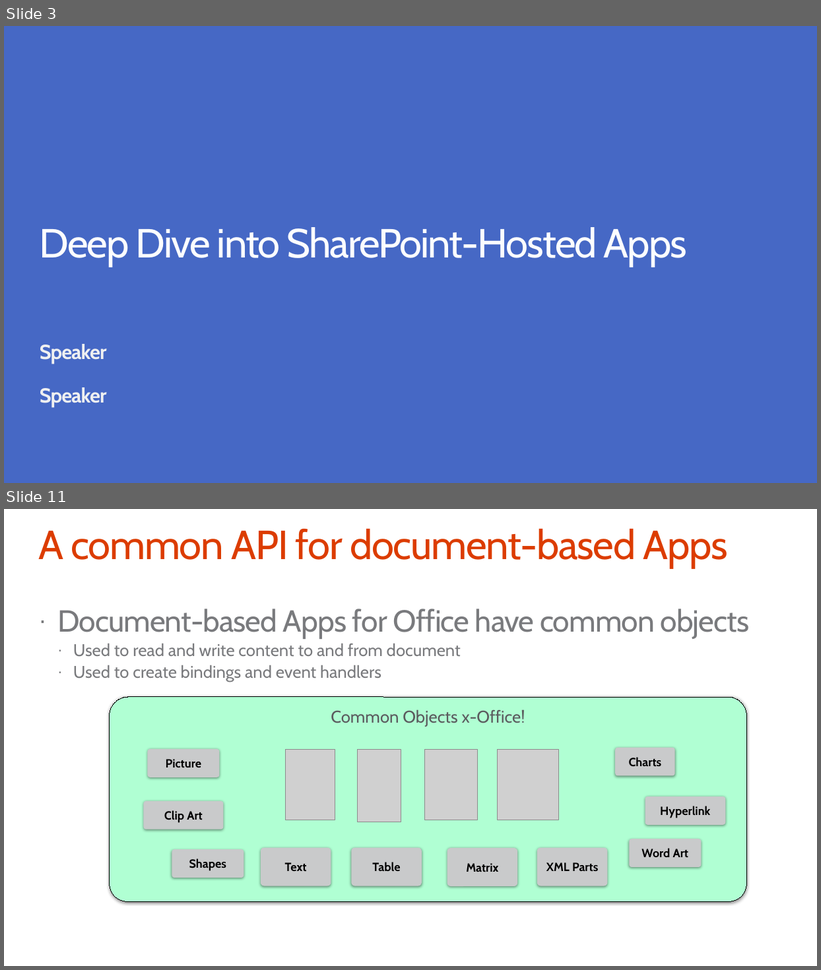
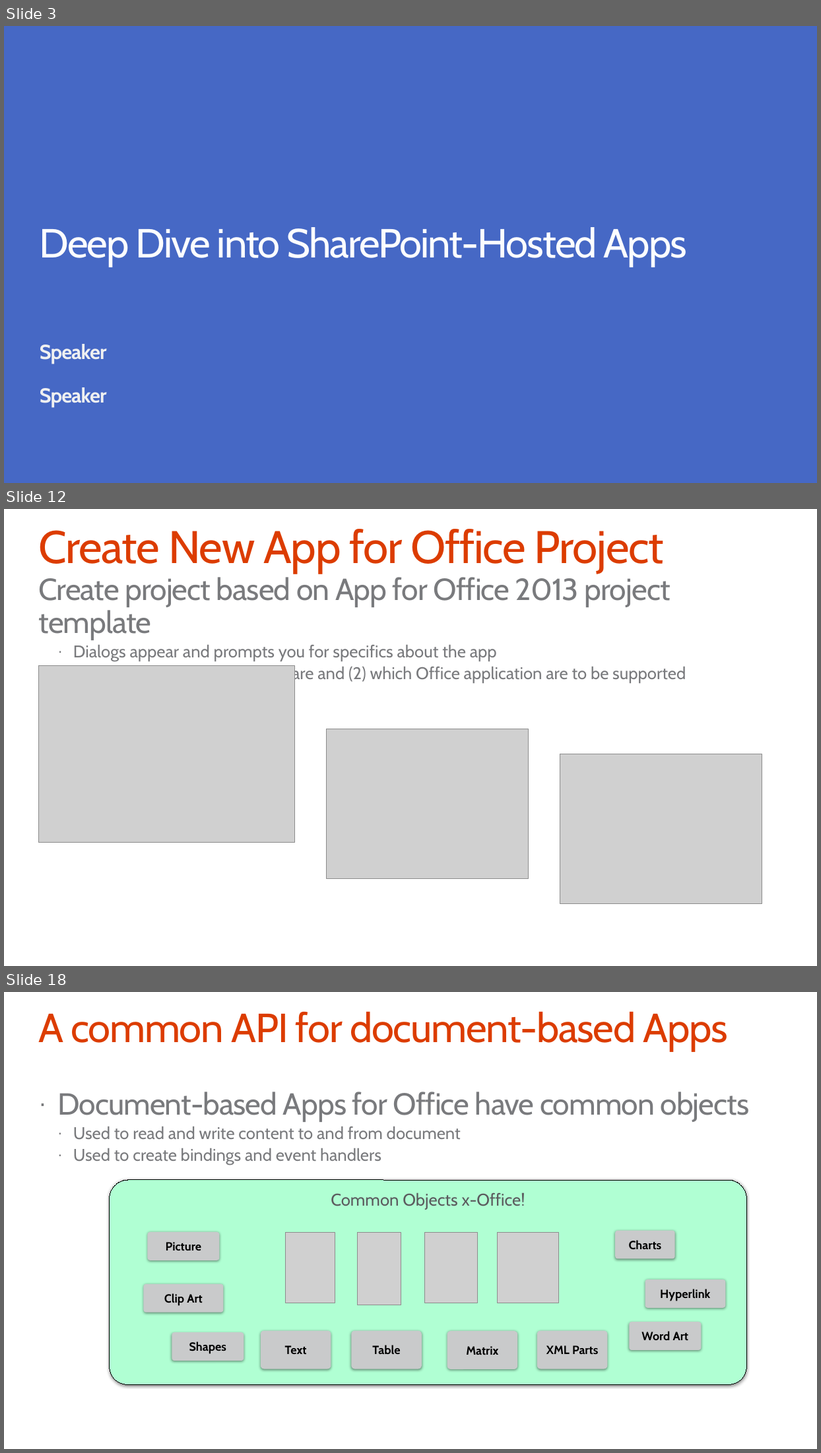
Before and after one commit to OfficeDev/TrainingContent, a slide deck: O3652-4 Deep Dive Apps for Office in Excel/O3652-4 Deep Dive into Apps for Office in Excel.pptx. Shown one above the other, each under a label of ours: slides 3 and 11 before the commit, slides 3, 12 and 18 after it; the slides between them are not shown. The pictures are 821x970 and 821x1453 pixels, drawn with LibreOffice and Linux fonts; fonts in the diff are those of the drawing; grey boxes stand for pictures; background and template pictures are left out. Boxes give left, top, right and bottom in pixels: in the first picture for what was removed or moved away, otherwise in the second. Text is boxed around its words. In the diff, an @@ line names an element or a change of style, - is before the commit and + after.

```diff
--- a/O3652-4 Deep Dive Apps for Office in Excel/O3652-4 Deep Dive into Apps for Office in Excel.pptx
+++ b/O3652-4 Deep Dive Apps for Office in Excel/O3652-4 Deep Dive into Apps for Office in Excel.pptx
@@ slide 12 added at (x1=4, y1=509, x2=817, y2=966), background #FFFFFF @@
@@ title added at (x1=38, y1=529, x2=664, y2=574), 54 pt, text #DC3C00 @@
+Create New App for Office Project
@@ text added at (x1=39, y1=577, x2=686, y2=683), 20 pt, text #797A7D @@
+Create project based on App for Office 2013 project template
+  · Dialogs appear and prompts you for specifics about the app
+  · You must choose (1) the app share and (2) which Office application are to be supported
@@ picture added at (x1=39, y1=666, x2=295, y2=843) @@
@@ picture added at (x1=327, y1=729, x2=529, y2=879) @@
@@ picture added at (x1=560, y1=755, x2=762, y2=904) @@
@@ what was slide 11 is now slide 18 @@
```
Also in this commit, not shown: 8 slides changed, 18 other slides added, 22 slides removed, 1 other file.
